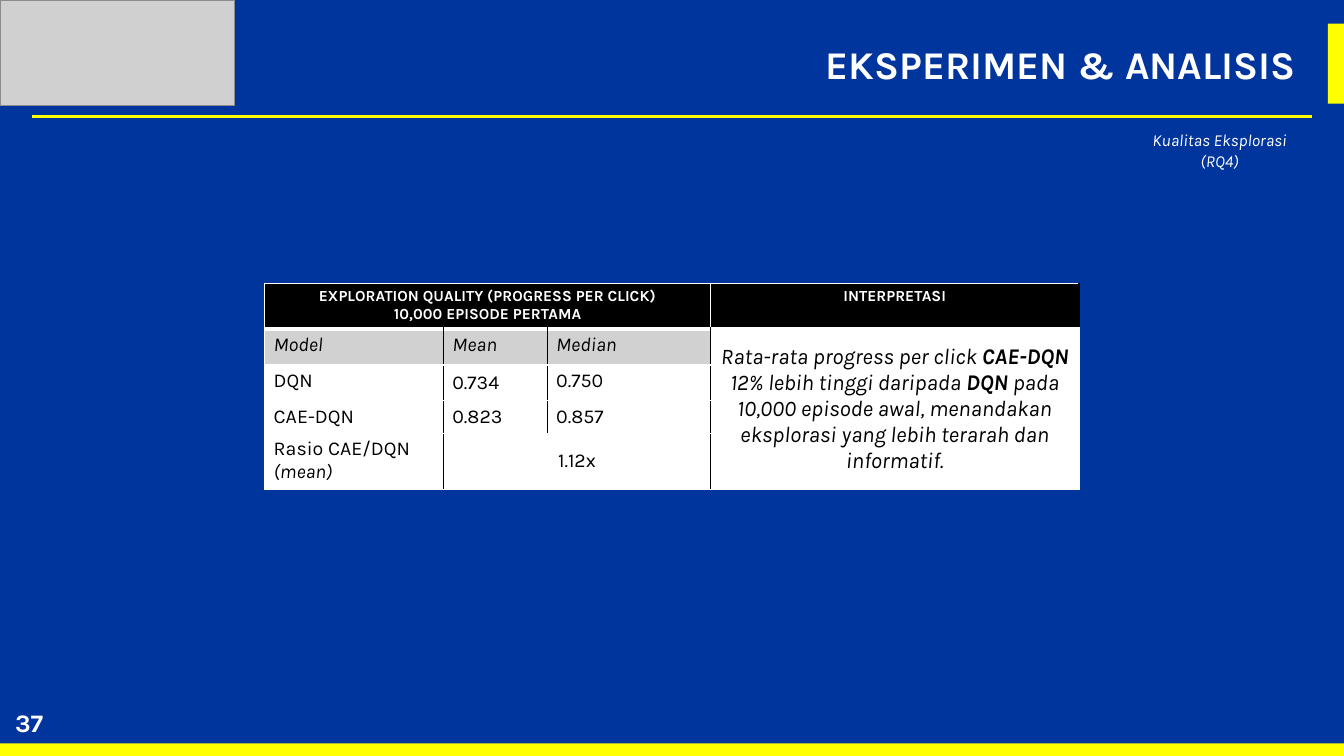
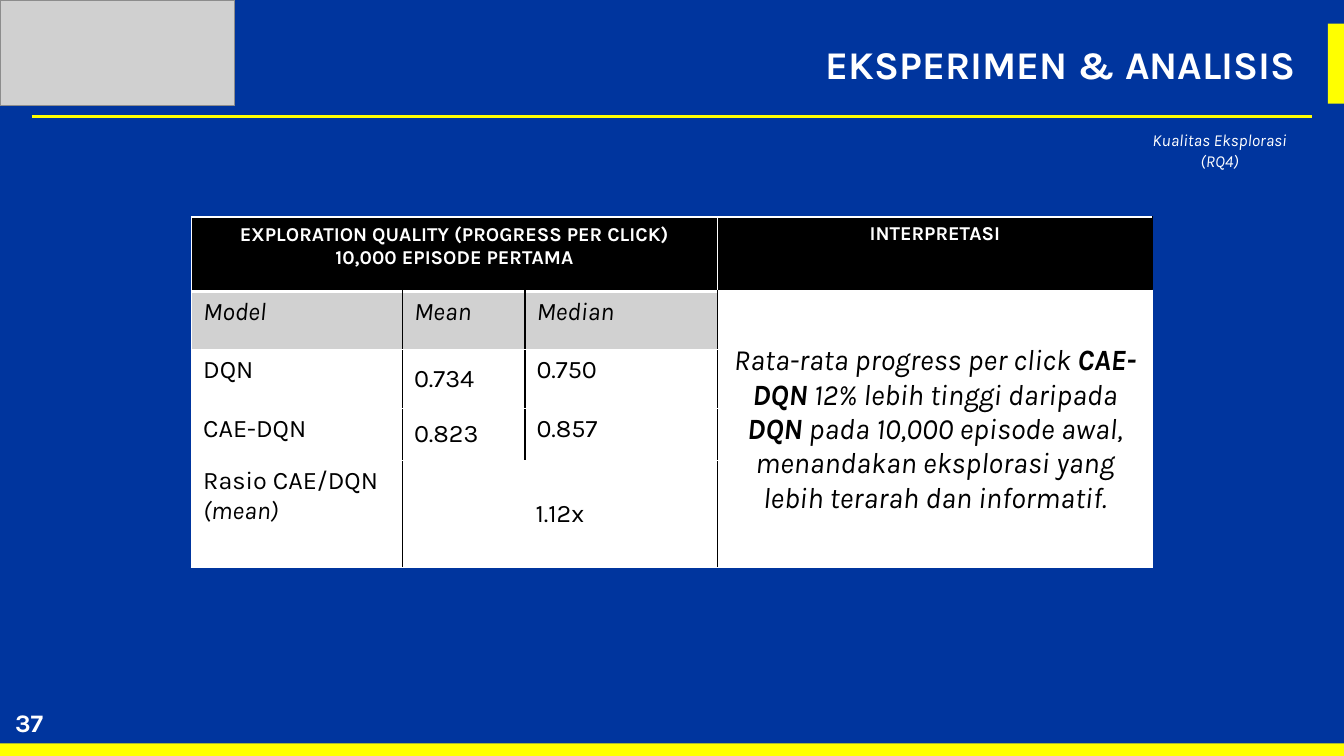
Before and after one commit to MonsieurCoffee/Thesis, a slide deck: slide 37 of Documents/ppt_sidang.pptx. Drawn at 1344x756 pixels with LibreOffice and Linux fonts; fonts in the diff are those of the drawing; grey boxes stand for pictures. Boxes give left, top, right and bottom in pixels: in the first picture for what was removed or moved away, otherwise in the second. Text is boxed around its words. In the diff, an @@ line names an element or a change of style, - is before the commit and + after.

```diff
--- a/Documents/ppt_sidang.pptx
+++ b/Documents/ppt_sidang.pptx
@@ table at (192,217,1152,568) @@
@@ size 11 to 14 pt in "EXPLORATION QUALITY (PROGRESS PER CLICK)", "10,000 EPISODE PERTAMA", "INTERPRETASI" @@
@@ size 14 to 18 pt in "Model", "Mean", "Median", "DQN" and 7 more places @@
@@ size 16 to 21 pt in "Rata-rata progress per click CAE-DQN 12% lebih ..." @@
@@ table: place and size @@
-table at (265,283,1080,489)
+table at (192,217,1152,568)
```
Also in this commit, not shown: 17 other slides changed, 40 other files.
